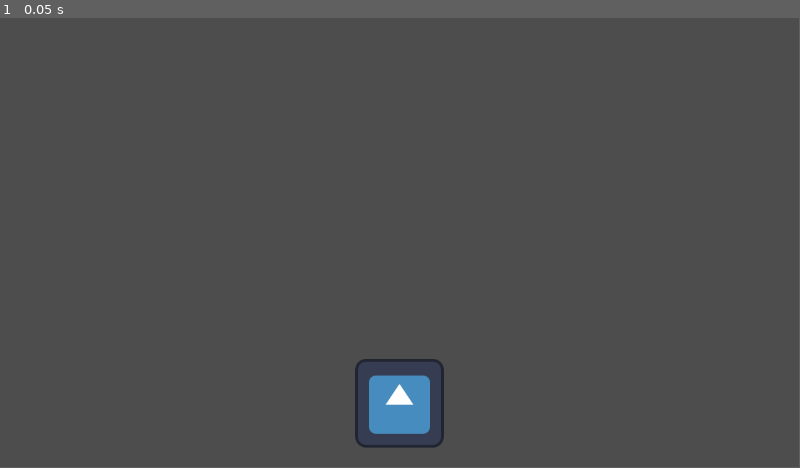
Above: before the commit, frame 1.
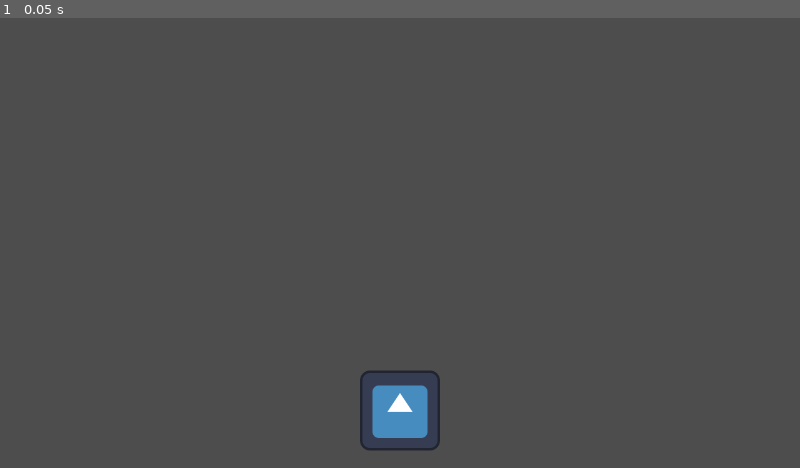
Above: after the commit, the same moment.

Repository: lxdua/EndingLine
Game: Godot game, scene res://Scene/BaseScene/base_scene.tscn
Two runs of this game, one before a commit and one after it. Both use one fixed random seed, a clock stepped at 60 frames per second and the inputs below. The project has no main scene, so this scene is started directly. The engine's default icon, where the game draws it, is replaced by a stand-in: a white triangle on a blue panel in a dark square.
Inputs:
- Up to frame 1 (0.05 s): no input
In our replay, the window is 799x449 before the commit and 800x450 after it. These sizes can differ from the game's own. Grey fills any space a smaller window leaves; there, only what the larger window draws over its background counts as a difference.

The runs differ from the first frame. In frame 1, 0.8% of the frame differs, in the area x 44-56%, y 75-96%.

Commit message:
写了floyd最短路

Diff:
--- /dev/null
+++ b/endinglinetry/Resource/Map/MapRes/map1.tres
@@ -0,0 +1,8 @@
+[gd_resource type="Resource" script_class="MapRes" load_steps=2 format=3 uid="uid://r7jiclu5duer"]
+
+[ext_resource type="Script" path="res://Resource/Map/map_res.gd" id="1_nrlxa"]
+
+[resource]
+script = ExtResource("1_nrlxa")
+station_pos_list = Array[Vector2]([Vector2(50, 0), Vector2(-50, 0), Vector2(0, 200)])
+track_list = Array[Vector3]([Vector3(0, 1, 10), Vector3(1, 2, 20), Vector3(2, 1, 20)])
--- /dev/null
+++ b/endinglinetry/Resource/Map/map_res.gd
@@ -0,0 +1,7 @@
+extends Resource
+class_name MapRes
+
+## 站点的视觉位置
+@export var station_pos_list: Array[Vector2]
+## 三个参数分别是 起点编号 终点编号 路程
+@export var track_list: Array[Vector3i]
--- a/endinglinetry/Scene/BaseScene/base_scene.tscn
+++ b/endinglinetry/Scene/BaseScene/base_scene.tscn
@@ -19,5 +19,3 @@
 [node name="RouteSelectionButton" type="TextureButton" parent="BaseSceneUI/ButtonContainer"]
 layout_mode = 2
 texture_normal = ExtResource("1_osfmn")
-
-[node name="RouteSelection" type="Node2D" parent="."]
--- /dev/null
+++ b/endinglinetry/Scene/RouteSelectionScene/Station/station.gd
@@ -0,0 +1,8 @@
+extends Node2D
+class_name Station
+
+var station_id: int
+var station_position: Vector2
+
+func _ready() -> void:
+	global_position = station_position
--- /dev/null
+++ b/endinglinetry/Scene/RouteSelectionScene/Station/station.tscn
@@ -0,0 +1,11 @@
+[gd_scene load_steps=3 format=3 uid="uid://c76xtrc3nb60s"]
+
+[ext_resource type="Script" path="res://Scene/RouteSelectionScene/Station/station.gd" id="1_due88"]
+[ext_resource type="Texture2D" uid="uid://dgbe8puaplb6m" path="res://icon.svg" id="2_o0w6j"]
+
+[node name="Station" type="Node2D"]
+script = ExtResource("1_due88")
+
+[node name="StationSprite" type="Sprite2D" parent="."]
+scale = Vector2(0.2, 0.2)
+texture = ExtResource("2_o0w6j")
--- /dev/null
+++ b/endinglinetry/Scene/RouteSelectionScene/Track/track.gd
@@ -0,0 +1,22 @@
+extends Node2D
+class_name Track
+
+var start_station: Station
+var end_station: Station
+var track_length: int
+
+@onready var track_line: Line2D = $TrackLine
+@onready var track_area: Area2D = $TrackArea
+@onready var track_collision_shape: CollisionShape2D = $TrackArea/TrackCollisionShape
+
+func _ready() -> void:
+	global_position = start_station.station_position
+	var dist: = end_station.station_position - start_station.station_position
+	track_line.add_point(Vector2.ZERO)
+	track_line.add_point(dist)
+	var new_shape = RectangleShape2D.new()
+	new_shape.size.y = track_line.width
+	new_shape.size.x = dist.length()
+	track_collision_shape.shape = new_shape
+	track_collision_shape.position.x += dist.length() / 2
+	track_area.rotation = dist.angle()
--- /dev/null
+++ b/endinglinetry/Scene/RouteSelectionScene/Track/track.tscn
@@ -0,0 +1,12 @@
+[gd_scene load_steps=2 format=3 uid="uid://ba3vq6mh4riiq"]
+
+[ext_resource type="Script" path="res://Scene/RouteSelectionScene/Track/track.gd" id="1_2htug"]
+
+[node name="Track" type="Node2D"]
+script = ExtResource("1_2htug")
+
+[node name="TrackLine" type="Line2D" parent="."]
+
+[node name="TrackArea" type="Area2D" parent="."]
+
+[node name="TrackCollisionShape" type="CollisionShape2D" parent="TrackArea"]
--- /dev/null
+++ b/endinglinetry/Scene/RouteSelectionScene/route_selection_scene.gd
@@ -0,0 +1,90 @@
+extends Node2D
+
+const STATION: = preload("res://Scene/RouteSelectionScene/Station/station.tscn")
+const TRACK: = preload("res://Scene/RouteSelectionScene/Track/track.tscn")
+
+const MAX_STATION_NUM: = 100
+
+@export var map_res: MapRes
+
+## 存站台
+var station_dict: Dictionary
+## 站台下标统计
+var idx: int = 0
+
+@onready var track_root: Node2D = $TrackRoot
+@onready var station_root: Node2D = $StationRoot
+@onready var train: Node2D = $Train
+
+func _ready() -> void:
+	create_map()
+
+func create_map():
+	var station_pos_list = map_res.station_pos_list
+	for pos in station_pos_list:
+		add_station(pos)
+	var track_list = map_res.track_list
+	for track in track_list:
+		add_track(station_dict[track.x], station_dict[track.y], track.z)
+
+func add_station(station_position: Vector2):
+	var new_station: = STATION.instantiate()
+	new_station.station_id = idx
+	new_station.station_position = station_position
+	station_dict[idx] = new_station
+	station_root.add_child(new_station)
+	idx += 1
+
+func remove_station(station: Station):
+	station_dict.erase(station.station_id)
+	station.queue_free()
+
+func add_track(start_station: Station, end_station: Station, track_length: int):
+	var new_track: = TRACK.instantiate()
+	new_track.start_station = start_station
+	new_track.end_station = end_station
+	new_track.track_length = track_length
+	track_root.add_child(new_track)
+	update_track(start_station, end_station, track_length)
+
+func remove_track(track: Track):
+	track.queue_free()
+	update_track(track.start_station, track.end_station, INF)
+
+func update_track(start_station: Station, end_station: Station, track_length: int):
+	matrix[start_station.station_id][end_station.station_id] = track_length
+	update_floyd(start_station.station_id, idx)
+	update_floyd(end_station.station_id, idx)
+
+## 邻接矩阵
+var matrix: Array[Array]
+var ShortestPath: Array[int]
+var pre: Array[Array]
+
+func init_floyd(n: int = MAX_STATION_NUM):
+	matrix.clear()
+	var tmp_matrix: = []
+	var tmp_pre: = []
+	for i in range(n):
+		tmp_matrix.append(INF)
+		tmp_pre.append(-1)
+	for i in range(n):
+		matrix.append(tmp_matrix)
+		pre.append(tmp_pre)
+	for i in range(n):
+		matrix[i][i] = 0
+
+func calc_floyd(n: int = MAX_STATION_NUM):
+	for k in range(n):
+		for x in range(n):
+			for y in range(n):
+				if matrix[x][y] > matrix[x][k] + matrix[k][y]:
+					matrix[x][y] = matrix[x][k] + matrix[k][y]
+					pre[x][y] = k
+
+func update_floyd(k: int, n: int = MAX_STATION_NUM):
+	for x in range(n):
+		for y in range(n):
+			if matrix[x][y] > matrix[x][k] + matrix[k][y]:
+				matrix[x][y] = matrix[x][k] + matrix[k][y]
+				pre[x][y] = k
--- /dev/null
+++ b/endinglinetry/Scene/RouteSelectionScene/route_selection_scene.tscn
@@ -0,0 +1,26 @@
+[gd_scene load_steps=4 format=3 uid="uid://c5vtntw4vu6n"]
+
+[ext_resource type="Script" path="res://Scene/RouteSelectionScene/route_selection_scene.gd" id="1_uwgh6"]
+[ext_resource type="Texture2D" uid="uid://dgbe8puaplb6m" path="res://icon.svg" id="1_wsivo"]
+[ext_resource type="Resource" uid="uid://r7jiclu5duer" path="res://Resource/Map/MapRes/map1.tres" id="2_obe6l"]
+
+[node name="RouteSelectionScene" type="Node2D"]
+script = ExtResource("1_uwgh6")
+map_res = ExtResource("2_obe6l")
+
+[node name="TrackRoot" type="Node2D" parent="."]
+
+[node name="StationRoot" type="Node2D" parent="."]
+
+[node name="Train" type="Node2D" parent="."]
+
+[node name="Camera" type="Camera2D" parent="Train"]
+position_smoothing_enabled = true
+drag_horizontal_enabled = true
+drag_vertical_enabled = true
+editor_draw_limits = true
+editor_draw_drag_margin = true
+
+[node name="TrainSprite" type="Sprite2D" parent="Train"]
+visible = false
+texture = ExtResource("1_wsivo")
--- a/endinglinetry/project.godot
+++ b/endinglinetry/project.godot
@@ -13,3 +13,14 @@
 config/name="EndingLineTry"
 config/features=PackedStringArray("4.3", "Forward Plus")
 config/icon="res://icon.svg"
+
+[display]
+
+window/size/viewport_width=1920
+window/size/viewport_height=1080
+window/size/window_width_override=1280
+window/size/window_height_override=720
+
+[rendering]
+
+textures/canvas_textures/default_texture_repeat=1
